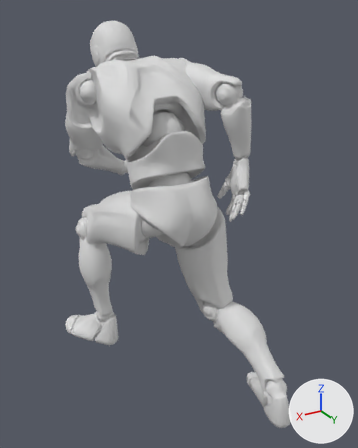
An edit to the FBX model Assets/FBX/Characters/Mannequin/Animations/TPS_Idle.fbx, drawn before and after from the same camera.
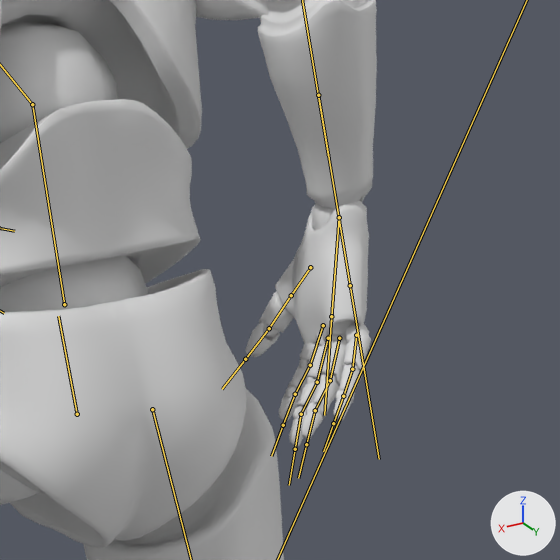
Each version appears first whole from a 50 mm lens placed at (0.866, 1.48, 1.395), pointed at (-0.033, -0.018, 0.647), and next in a close-up on the part from 43% to 84% of the width and 24% to 56% of the height. Every picture has the same lights, and +X, +Y and +Z are marked at lower right. Both versions are drawn at frame 1 of the action 'root|rootAction'; the numbers are the values there. The bones that bend it are drawn over the model as lines in the close-ups.

The first close-up shows 'SK_Mannequin.001'.
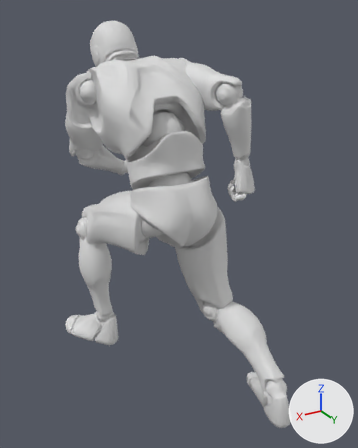
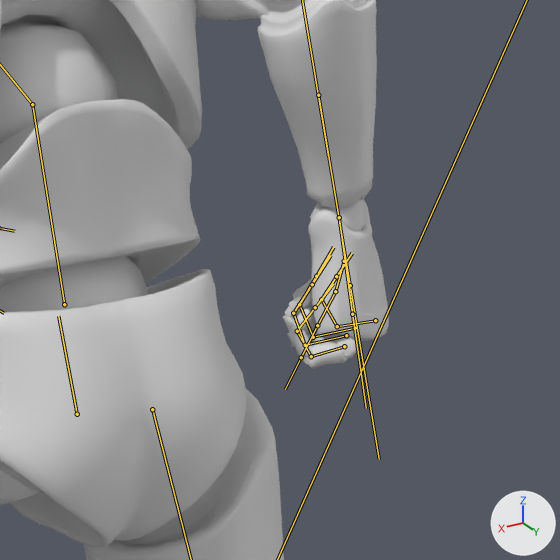
Edits to the bpy script that builds the scene:
```text
Change bone_hand_r:
    where bone_hand_r = bpy.data.objects['root'].pose.bones['hand_r']  # child of 'lowerarm_r'
    bone_hand_r.rotation_quaternion: (0.892, -0.01, 0.418, 0.173) -> (0.652, -0.004, 0.759, 0.003)  # degrees (11, 49, 27) -> degrees (0, 99, 1)
Change bone_index_01_r:
    where bone_index_01_r = bpy.data.objects['root'].pose.bones['index_01_r']  # child of 'hand_r'
    bone_index_01_r.location: (-0.5, -1.2, 0.0) -> (0.4, -0.8, -0.2)
    bone_index_01_r.rotation_quaternion: (1.0, 0.0, 0.0, 0.0) -> (0.818, 0.134, -0.014, 0.559)  # degrees (0, 0, 0) -> degrees (12, -10, 68)
Change bone_index_02_r:
    where bone_index_02_r = bpy.data.objects['root'].pose.bones['index_02_r']  # child of 'index_01_r'
    bone_index_02_r.rotation_quaternion: (1.0, 0.0, 0.0, 0.0) -> (0.831, 0.0, 0.0, 0.556)  # degrees (0, 0, 0) -> degrees (0, 0, 68)
Change bone_index_03_r:
    where bone_index_03_r = bpy.data.objects['root'].pose.bones['index_03_r']  # child of 'index_02_r'
    bone_index_03_r.rotation_quaternion: (1.0, 0.0, 0.0, 0.0) -> (0.831, 0.0, 0.0, 0.556)  # degrees (0, 0, 0) -> degrees (0, 0, 68)
Change bone_middle_01_r:
    where bone_middle_01_r = bpy.data.objects['root'].pose.bones['middle_01_r']  # child of 'hand_r'
    bone_middle_01_r.location: (-1.0, 0.0, 0.3) -> (-1.3, -0.6, 0.2)
    bone_middle_01_r.rotation_quaternion: (1.0, 0.0, 0.0, 0.0) -> (0.818, 0.004, -0.047, 0.573)  # degrees (0, 0, 0) -> degrees (-3, -5, 70)
Change bone_middle_02_r:
    where bone_middle_02_r = bpy.data.objects['root'].pose.bones['middle_02_r']  # child of 'middle_01_r'
    bone_middle_02_r.rotation_quaternion: (1.0, 0.0, 0.0, 0.0) -> (0.819, 0.0, 0.0, 0.574)  # degrees (0, 0, 0) -> degrees (0, 0, 70)
Change bone_middle_03_r:
    where bone_middle_03_r = bpy.data.objects['root'].pose.bones['middle_03_r']  # child of 'middle_02_r'
    bone_middle_03_r.rotation_quaternion: (1.0, 0.0, 0.0, 0.0) -> (0.819, 0.0, 0.0, 0.574)  # degrees (0, 0, 0) -> degrees (0, 0, 70)
Change bone_pinky_01_r:
    where bone_pinky_01_r = bpy.data.objects['root'].pose.bones['pinky_01_r']  # child of 'hand_r'
    bone_pinky_01_r.location: (1.4, 1.0, 0.6) -> (1.1, 1.4, 0.6)
    bone_pinky_01_r.rotation_quaternion: (1.0, 0.0, 0.0, 0.0) -> (0.818, -0.192, -0.165, 0.516)  # degrees (0, 0, 0) -> degrees (-29, -4, 66)
Change bone_pinky_02_r:
    where bone_pinky_02_r = bpy.data.objects['root'].pose.bones['pinky_02_r']  # child of 'pinky_01_r'
    bone_pinky_02_r.rotation_quaternion: (1.0, 0.0, 0.0, 0.0) -> (0.841, 0.0, 0.0, 0.541)  # degrees (0, 0, 0) -> degrees (0, 0, 66)
Change bone_pinky_03_r:
    where bone_pinky_03_r = bpy.data.objects['root'].pose.bones['pinky_03_r']  # child of 'pinky_02_r'
    bone_pinky_03_r.rotation_quaternion: (1.0, 0.0, 0.0, 0.0) -> (0.841, 0.0, 0.0, 0.541)  # degrees (0, 0, 0) -> degrees (0, 0, 66)
Change bone_ring_01_r:
    where bone_ring_01_r = bpy.data.objects['root'].pose.bones['ring_01_r']  # child of 'hand_r'
    bone_ring_01_r.location: (-0.1, 0.4, 0.1) -> (-0.5, 0.0, 0.0)
    bone_ring_01_r.rotation_quaternion: (1.0, 0.0, 0.0, 0.0) -> (0.818, -0.147, -0.087, 0.549)  # degrees (0, 0, 0) -> degrees (-20, 1, 67)
Change bone_ring_02_r:
    where bone_ring_02_r = bpy.data.objects['root'].pose.bones['ring_02_r']  # child of 'ring_01_r'
    bone_ring_02_r.rotation_quaternion: (1.0, 0.0, 0.0, 0.0) -> (0.832, 0.0, 0.0, 0.555)  # degrees (0, 0, 0) -> degrees (0, 0, 67)
Change bone_ring_03_r:
    where bone_ring_03_r = bpy.data.objects['root'].pose.bones['ring_03_r']  # child of 'ring_02_r'
    bone_ring_03_r.rotation_quaternion: (1.0, 0.0, 0.0, 0.0) -> (0.832, 0.0, 0.0, 0.555)  # degrees (0, 0, 0) -> degrees (0, 0, 67)
Change bone_thumb_01_r:
    where bone_thumb_01_r = bpy.data.objects['root'].pose.bones['thumb_01_r']  # child of 'hand_r'
    bone_thumb_01_r.rotation_quaternion: (1.0, 0.0, 0.0, 0.0) -> (0.968, 0.136, -0.017, 0.212)  # degrees (0, 0, 0) -> degrees (15, -5, 24)
Change bone_thumb_02_r:
    where bone_thumb_02_r = bpy.data.objects['root'].pose.bones['thumb_02_r']  # child of 'thumb_01_r'
    bone_thumb_02_r.rotation_quaternion: (0.999, 0.005, -0.005, 0.048) -> (0.967, 0.006, -0.004, 0.255)  # degrees (1, -1, 6) -> degrees (1, -1, 30)
Change bone_thumb_03_r:
    where bone_thumb_03_r = bpy.data.objects['root'].pose.bones['thumb_03_r']  # child of 'thumb_02_r'
    bone_thumb_03_r.rotation_quaternion: (0.999, 0.0, 0.0, 0.048) -> (0.967, 0.0, 0.0, 0.255)  # degrees (0, 0, 6) -> degrees (0, 0, 30)
```

Changed parts and their boxes (x1, y1, x2, y2) in the close-ups (560 x 560 px):
'SK_Mannequin.001', posed
    before: (0, 0, 377, 560)
    after: (0, 0, 389, 560)
bone 'hand_r', root to tip
    before: (339, 217) to (331, 325)
    after: (339, 217) to (353, 322)
bone 'index_01_r', root to tip
    before: (323, 325) to (310, 365)
    after: (375, 320) to (337, 326)
bone 'index_02_r', root to tip
    before: (310, 365) to (295, 394)
    after: (337, 326) to (321, 299)
bone 'index_03_r', root to tip
    before: (295, 394) to (283, 425)
    after: (321, 299) to (336, 276)
bone 'middle_01_r', root to tip
    before: (328, 338) to (317, 382)
    after: (355, 328) to (313, 337)
bone 'middle_02_r', root to tip
    before: (317, 382) to (301, 414)
    after: (313, 337) to (299, 304)
bone 'middle_03_r', root to tip
    before: (301, 414) to (295, 449)
    after: (299, 304) to (316, 276)
bone 'pinky_01_r', root to tip
    before: (356, 335) to (352, 369)
    after: (344, 346) to (311, 356)
bone 'pinky_02_r', root to tip
    before: (352, 369) to (343, 396)
    after: (311, 356) to (297, 331)
bone 'pinky_03_r', root to tip
    before: (343, 396) to (333, 423)
    after: (297, 331) to (315, 307)
bone 'ring_01_r', root to tip
    before: (339, 338) to (330, 380)
    after: (346, 335) to (305, 345)
bone 'ring_02_r', root to tip
    before: (330, 380) to (315, 410)
    after: (305, 345) to (293, 313)
bone 'ring_03_r', root to tip
    before: (315, 410) to (306, 444)
    after: (293, 313) to (312, 284)
bone 'thumb_01_r', root to tip
    before: (310, 267) to (291, 295)
    after: (344, 261) to (335, 291)
bone 'thumb_02_r', root to tip
    before: (291, 295) to (269, 328)
    after: (335, 291) to (317, 325)
bone 'thumb_03_r', root to tip
    before: (269, 328) to (245, 359)
    after: (317, 325) to (301, 357)
